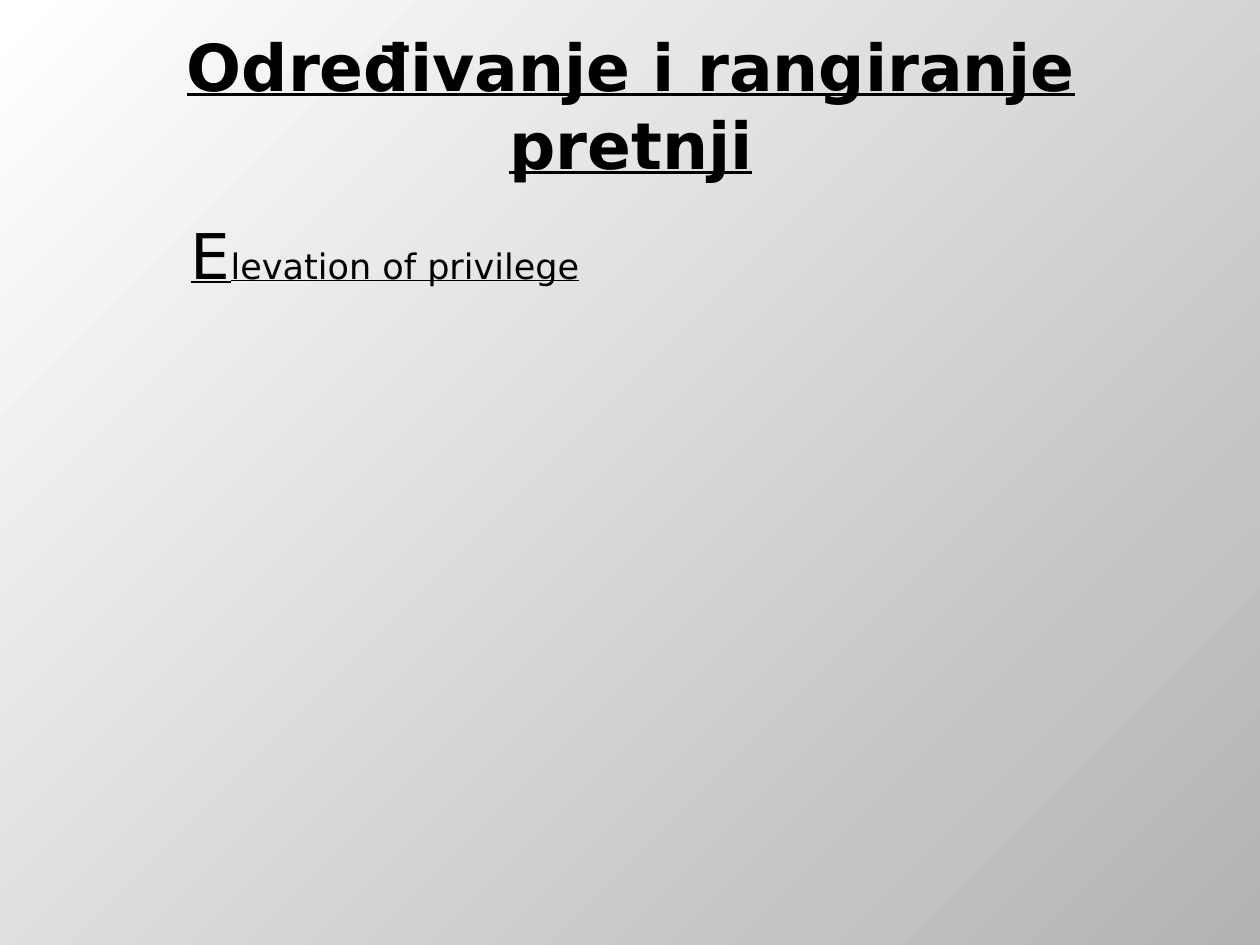
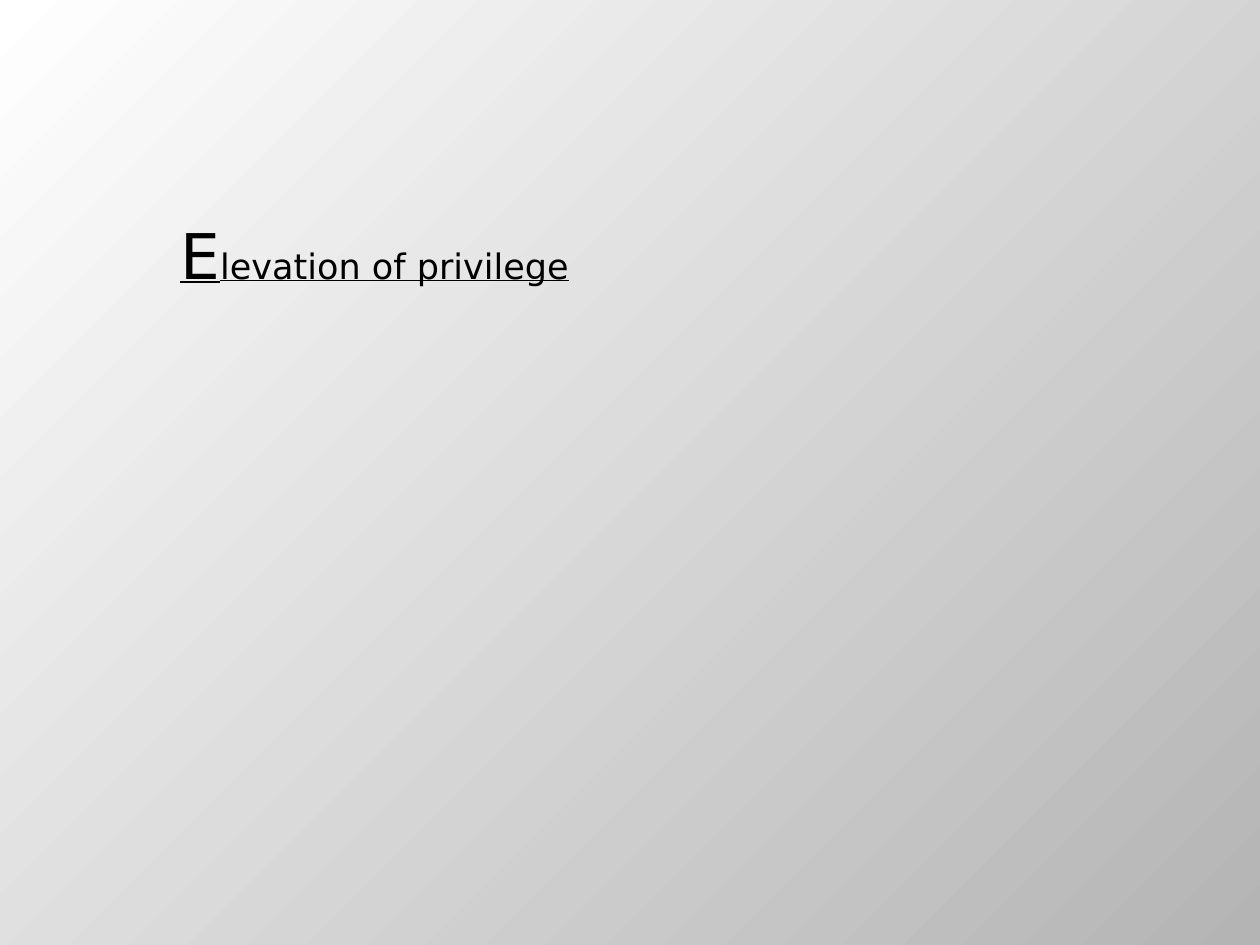
Before and after one commit to DejanUrosevic/XML-Projekat, a slide deck: slide 40 of Model Pretnji.pptx (slide 33 before the commit). Drawn at 1260x945 pixels with LibreOffice and Linux fonts; fonts in the diff are those of the drawing. Boxes give left, top, right and bottom in pixels: in the first picture for what was removed or moved away, otherwise in the second. Text is boxed around its words. In the diff, an @@ line names an element or a change of style, - is before the commit and + after.

```diff
--- a/Model Pretnji.pptx
+++ b/Model Pretnji.pptx
@@ text removed at box(187, 41, 1075, 183) @@
-Određivanje i rangiranje pretnji
@@ text "Elevation of privilege": place and size @@
-text "Elevation of privilege" at box(382, 252, 579, 287)
+text "Elevation of privilege" at box(372, 252, 569, 287)
```
Also in this commit, not shown: 7 slides added.
